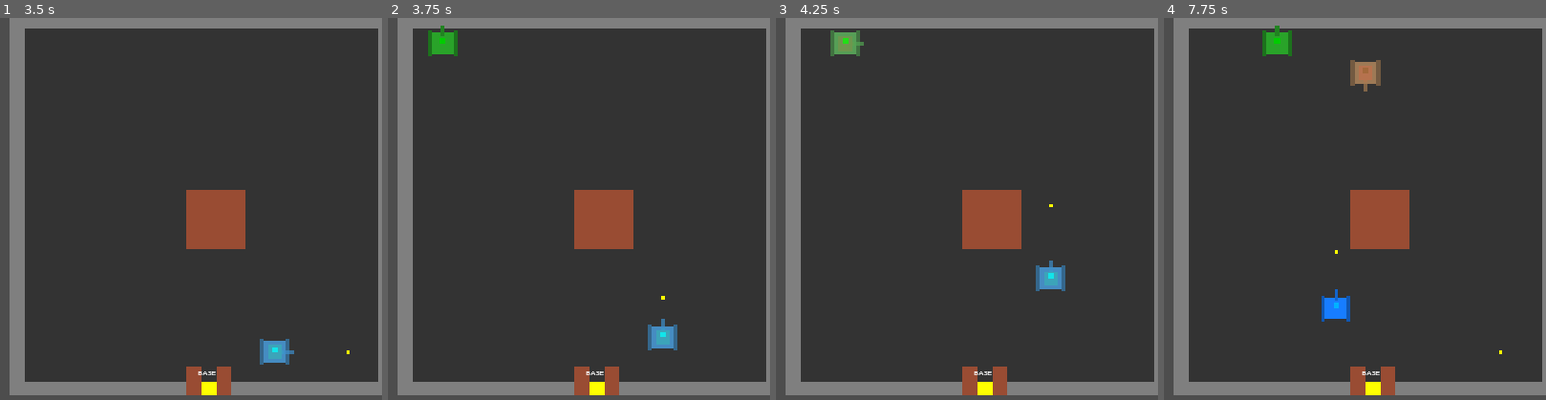
Above: before the commit, frames 1-4 (left to right).
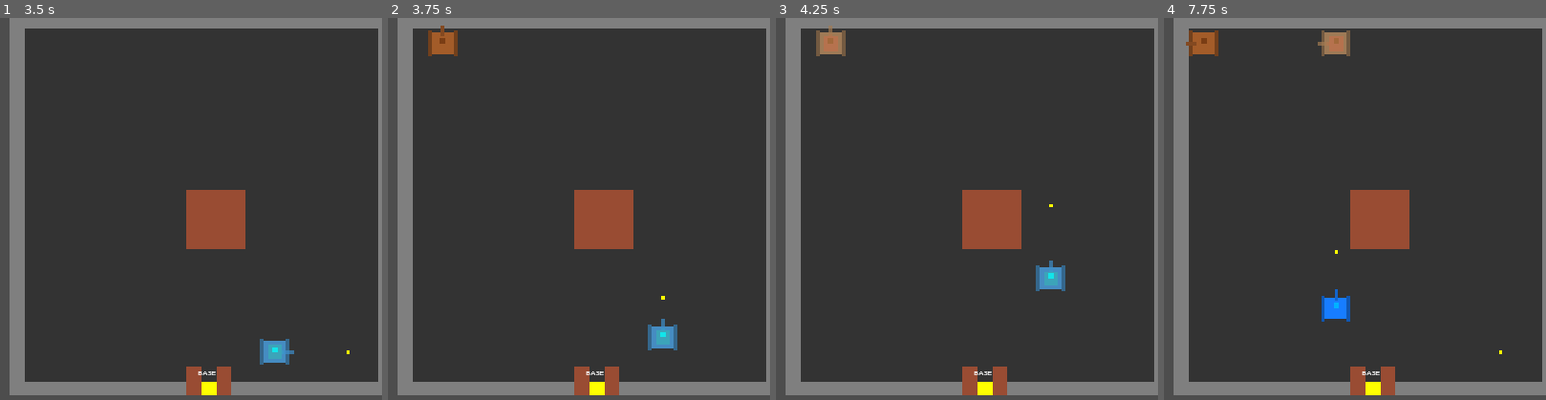
Above: after the commit, the same moments.

Repository: matibat/TANKS1990
Game: Godot game, scene res://scenes/main.tscn
Two runs of this game, one before a commit and one after it. Both use one fixed random seed, a clock stepped at 60 frames per second and the inputs below.
Inputs (mouse positions are % of the whole screen's width and height, from its top left):
- Up to frame 1 (3.5 s): click "START GAME" at 0.5 s; tap Enter at 1.25 s; move the mouse to (72, 45) at 1.27 s; hold D (move_right) 1.28-2.03 s; tap Space (fire) at 1.35, 2.1, 2.85 s; click (72, 45) at 1.42 s; move the mouse to (30, 55) at 2.02 s; hold S (move_down) 2.03-2.78 s; click (30, 55) at 2.17 s; move the mouse to (60, 28) at 2.77 s; hold D (move_right) from 2.78 s (still down); click (60, 28) at 2.92 s
- Up to frame 2 (3.75 s): move the mouse to (45, 70) at 3.52 s; release D (move_right) at 3.53 s; hold W (move_up) from 3.53 s (still down); tap Space (fire) at 3.6 s; click (45, 70) at 3.67 s
- Up to frame 3 (4.25 s): keep holding W (move_up)
- Up to frame 4 (7.75 s): move the mouse to (80, 65) at 4.27 s; release W (move_up) at 4.28 s; hold A (move_left) 4.28-5.78 s; tap Space (fire) at 4.35, 5, 5.1, 5.85, 6.6, 7.35 s; click (80, 65) at 4.42 s; move the mouse to (20, 35) at 5.02 s; click (20, 35) at 5.17 s; move the mouse to (55, 50) at 5.77 s; hold S (move_down) 5.78-6.53 s; click (55, 50) at 5.92 s; move the mouse to (35, 25) at 6.52 s; hold D (move_right) 6.53-7.28 s; click (35, 25) at 6.67 s; move the mouse to (72, 45) at 7.27 s; hold W (move_up) from 7.28 s (still down); click (72, 45) at 7.42 s
The pictures show only the part of the screen within x 24-74%, y 26-76%; the shares and areas given below are measured in that part.

Frame 1 is identical in both runs. In frame 2, 0.5% of the frame differs, in the area x 10-19%, y 2-10%; in frame 3, 0.7%; in frame 4, 1.9%, in the area x 5-57%, y 2-20%.

Commit message:
feat: integrate RandomProvider into game systems
- Replace randf/randi with RandomProvider methods in EventBus
- Update enemy AI controller to use RandomProvider
- Update enemy spawner to use RandomProvider for queue generation
- Update power-up manager to use RandomProvider for type selection
- Fix event_bus parse error (empty if block)

Diff:
--- a/src/autoload/event_bus.gd
+++ b/src/autoload/event_bus.gd
@@ -1,6 +1,9 @@
 extends Node
 ## EventBus - Central event management system for gameplay events
 ## Supports recording, playback, and network synchronization
+
+# Use a literal to keep the constant expression valid at parse time
+const DEFAULT_SEED: int = 1337
 
 # Event recording state
 var is_recording: bool = false
@@ -17,7 +20,7 @@
 var replay_index: int = 0
 
 # Random seed for determinism
-var game_seed: int = 0
+var game_seed: int = DEFAULT_SEED
 
 # Signals for system events
 signal recording_started()
@@ -29,6 +32,7 @@
 func _ready() -> void:
 	process_mode = Node.PROCESS_MODE_ALWAYS
 	start_time = Time.get_ticks_msec()
+	_set_seed_internal(game_seed)
 
 func _physics_process(_delta: float) -> void:
 	if is_replaying:
@@ -80,12 +84,9 @@
 	is_recording = true
 
 	# Set deterministic seed
-	if random_seed == -1:
-		game_seed = Time.get_ticks_msec() % 1000000
-	else:
+	if random_seed != -1:
 		game_seed = random_seed
-
-	seed(game_seed)
+	_set_seed_internal(game_seed)
 	recording_started.emit()
 
 ## Stop recording and return replay data
@@ -113,9 +114,14 @@
 
 	# Set deterministic seed
 	game_seed = data.game_seed
-	seed(game_seed)
+	_set_seed_internal(game_seed)
 
 	replay_started.emit()
+
+func set_game_seed(seed_value: int) -> void:
+	"""Synchronize RNG seed across EventBus and RandomProvider"""
+	game_seed = seed_value
+	_set_seed_internal(game_seed)
 
 ## Stop current replay
 func stop_replay() -> void:
@@ -195,4 +201,9 @@
 ## Debug logging for events
 func _log_event(event: GameEvent) -> void:
 	if OS.is_debug_build() and OS.has_feature("editor"):
-		print("[EventBus] Frame %d: %s" % [event.frame, event.get_event_type()])
+		# Debug noise is useful while authoring; keep disabled by default
+		pass
+
+func _set_seed_internal(seed_value: int) -> void:
+	RandomProvider.set_seed(seed_value)
+	seed(seed_value)
--- a/src/controllers/enemy_ai_controller.gd
+++ b/src/controllers/enemy_ai_controller.gd
@@ -78,7 +78,7 @@
 	# Handle shooting based on current state
 	match current_state:
 		AIState.PATROL:
-			if shoot_timer >= shoot_interval and randf() < 0.3:
+			if shoot_timer >= shoot_interval and RandomProvider.chance(0.3):
 				tank.try_fire()
 				shoot_timer = 0.0
 		AIState.CHASE:
@@ -118,7 +118,7 @@
 
 	match current_state:
 		AIState.IDLE:
-			if randf() < base_attack_chance:
+			if RandomProvider.chance(base_attack_chance):
 				change_state(AIState.ATTACK_BASE)
 			else:
 				change_state(AIState.PATROL)
@@ -126,7 +126,7 @@
 		AIState.PATROL:
 			if distance_to_player < chase_range:
 				change_state(AIState.CHASE)
-			elif randf() < 0.1:
+			elif RandomProvider.chance(0.1):
 				change_state(AIState.ATTACK_BASE)
 
 		AIState.CHASE:
@@ -187,7 +187,8 @@
 
 func _change_patrol_direction() -> void:
 	var directions = [Vector2.UP, Vector2.DOWN, Vector2.LEFT, Vector2.RIGHT]
-	patrol_direction = directions[randi() % directions.size()]
+	var index = RandomProvider.randi_range(0, directions.size() - 1)
+	patrol_direction = directions[index]
 
 func _snap_to_4_directions(direction: Vector2) -> Vector2:
 	if abs(direction.x) > abs(direction.y):
--- a/src/managers/enemy_spawner.gd
+++ b/src/managers/enemy_spawner.gd
@@ -190,7 +190,7 @@
 		enemy_queue.append(Tank.TankType.ARMORED)
 
 	# Shuffle for variety
-	enemy_queue.shuffle()
+	enemy_queue = RandomProvider.shuffle(enemy_queue)
 
 func _on_tank_destroyed(event: TankDestroyedEvent) -> void:
 	"""Handle enemy tank destruction"""
--- a/src/managers/power_up_manager.gd
+++ b/src/managers/power_up_manager.gd
@@ -30,8 +30,7 @@
 
 func spawn_power_up(position: Vector2):
 	# Randomly select power-up type
-	var random_index = randi() % POWER_UP_PATHS.size()
-	var power_up_path = POWER_UP_PATHS[random_index]
+	var power_up_path = RandomProvider.choice(POWER_UP_PATHS)
 
 	# Load and instantiate power-up
 	var PowerUpClass = load(power_up_path)
